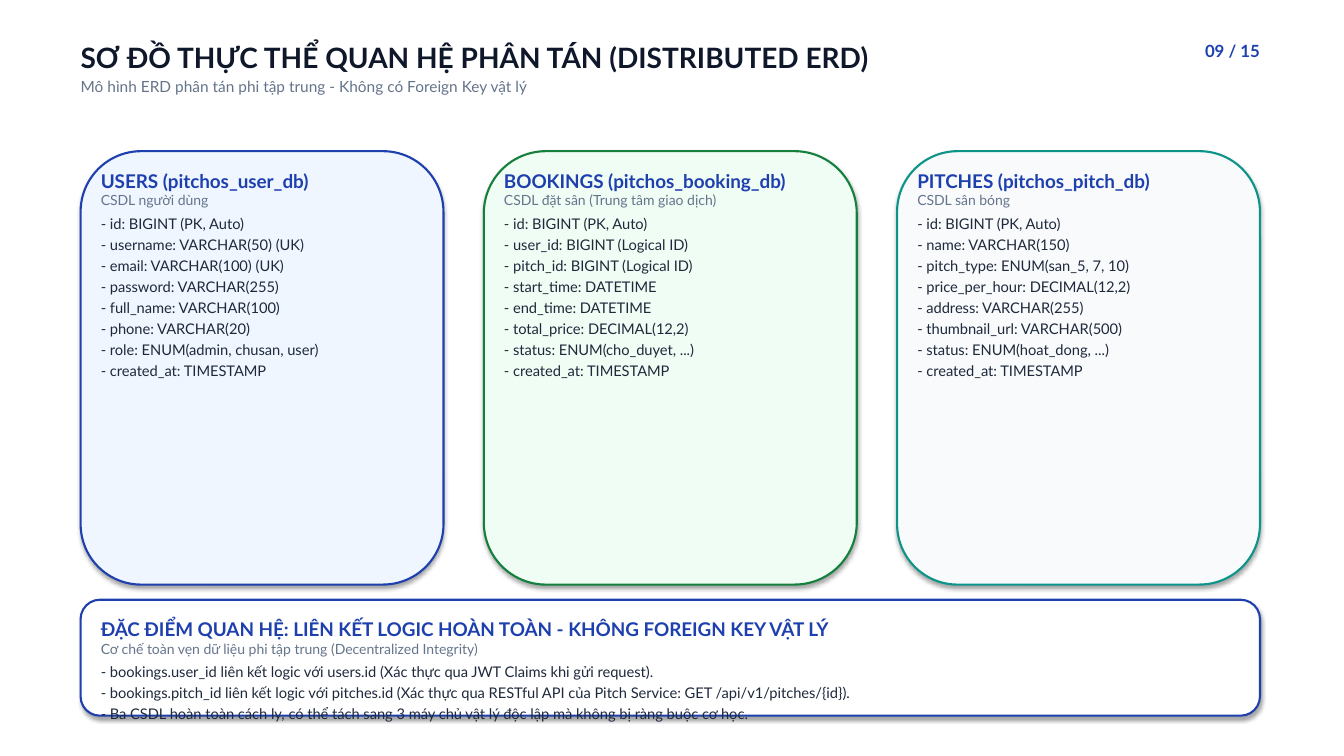
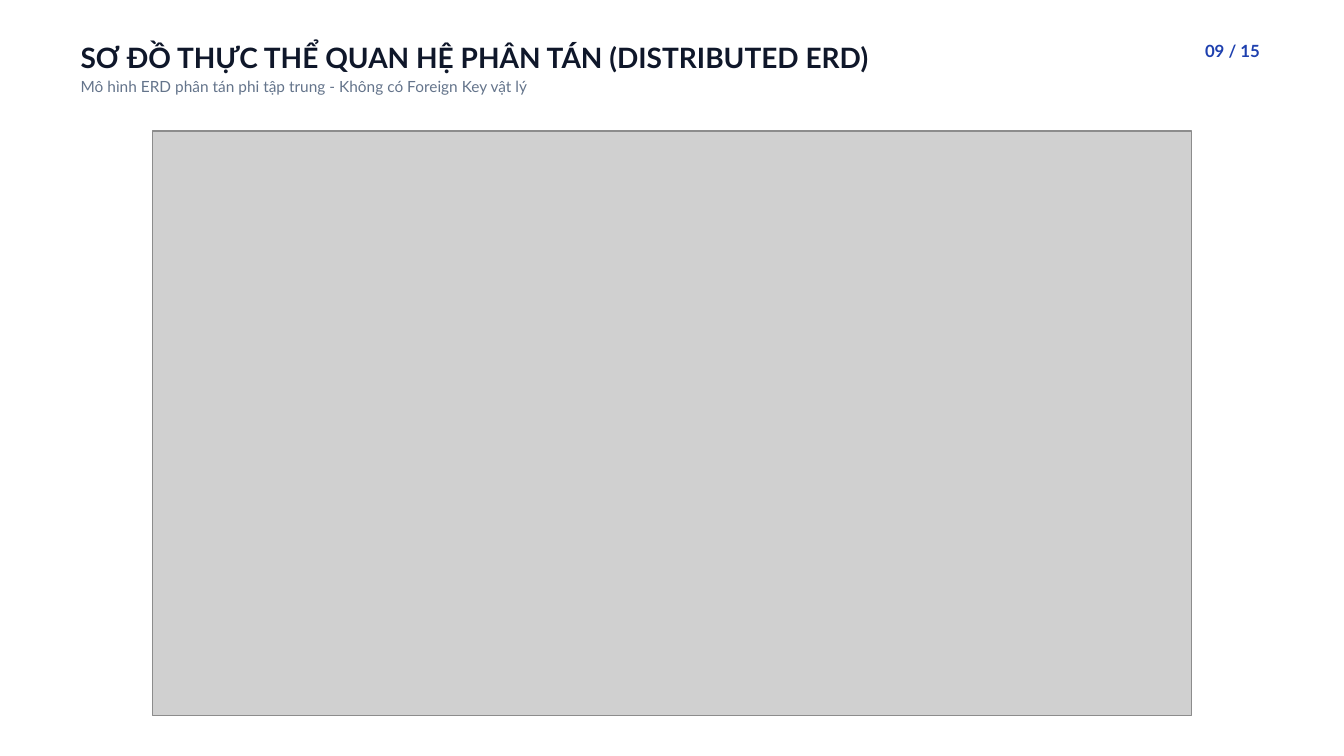
Before and after one commit to viduchung/PTPM, a slide deck: slide 9 of docs/PitchOS-Bao-Cao-Hung.pptx. Drawn at 1344x756 pixels with LibreOffice and Linux fonts; fonts in the diff are those of the drawing; grey boxes stand for pictures. Boxes give left, top, right and bottom in pixels: in the first picture for what was removed or moved away, otherwise in the second. Text is boxed around its words. In the diff, an @@ line names an element or a change of style, - is before the commit and + after.

Commit message:
feat(hung): add 4 high-resolution visual diagrams (ERD, sequence, time overlap, actor-to-db) into presentation

```diff
--- a/docs/PitchOS-Bao-Cao-Hung.pptx
+++ b/docs/PitchOS-Bao-Cao-Hung.pptx
@@ picture added at (x1=152, y1=131, x2=1192, y2=716) @@
@@ rounded rectangle removed at (x1=81, y1=151, x2=444, y2=585) @@
@@ text removed at (x1=101, y1=173, x2=318, y2=378) @@
-USERS (pitchos_user_db)
-CSDL người dùng
-- id: BIGINT (PK, Auto)
-- username: VARCHAR(50) (UK)
-- email: VARCHAR(100) (UK)
-- password: VARCHAR(255)
-- full_name: VARCHAR(100)
-- phone: VARCHAR(20)
-- role: ENUM(admin, chusan, user)
-- created_at: TIMESTAMP
@@ rounded rectangle removed at (x1=484, y1=151, x2=857, y2=585) @@
@@ text removed at (x1=504, y1=173, x2=785, y2=378) @@
-BOOKINGS (pitchos_booking_db)
-CSDL đặt sân (Trung tâm giao dịch)
-- id: BIGINT (PK, Auto)
-- user_id: BIGINT (Logical ID)
-- pitch_id: BIGINT (Logical ID)
-- start_time: DATETIME
-- end_time: DATETIME
-- total_price: DECIMAL(12,2)
-- status: ENUM(cho_duyet, ...)
-- created_at: TIMESTAMP
@@ rounded rectangle removed at (x1=897, y1=151, x2=1260, y2=585) @@
@@ text removed at (x1=917, y1=173, x2=1150, y2=378) @@
-PITCHES (pitchos_pitch_db)
-CSDL sân bóng
-- id: BIGINT (PK, Auto)
-- name: VARCHAR(150)
-- pitch_type: ENUM(san_5, 7, 10)
-- price_per_hour: DECIMAL(12,2)
-- address: VARCHAR(255)
-- thumbnail_url: VARCHAR(500)
-- status: ENUM(hoat_dong, ...)
-- created_at: TIMESTAMP
@@ rounded rectangle removed at (x1=81, y1=600, x2=1260, y2=716) @@
@@ text removed at (x1=101, y1=620, x2=850, y2=723) @@
-ĐẶC ĐIỂM QUAN HỆ: LIÊN KẾT LOGIC HOÀN TOÀN - KHÔNG FOREIGN KEY VẬT LÝ
-Cơ chế toàn vẹn dữ liệu phi tập trung (Decentralized Integrity)
-- bookings.user_id liên kết logic với users.id (Xác thực qua JWT Claims khi gửi request).
-- bookings.pitch_id liên kết logic với pitches.id (Xác thực qua RESTful API của Pitch Service: GET /api/v1/pitches/{id}).
-- Ba CSDL hoàn toàn cách ly, có thể tách sang 3 máy chủ vật lý độc lập mà không bị ràng buộc cơ học.
```
Also in this commit, not shown: 3 other slides changed, 7 other files.
